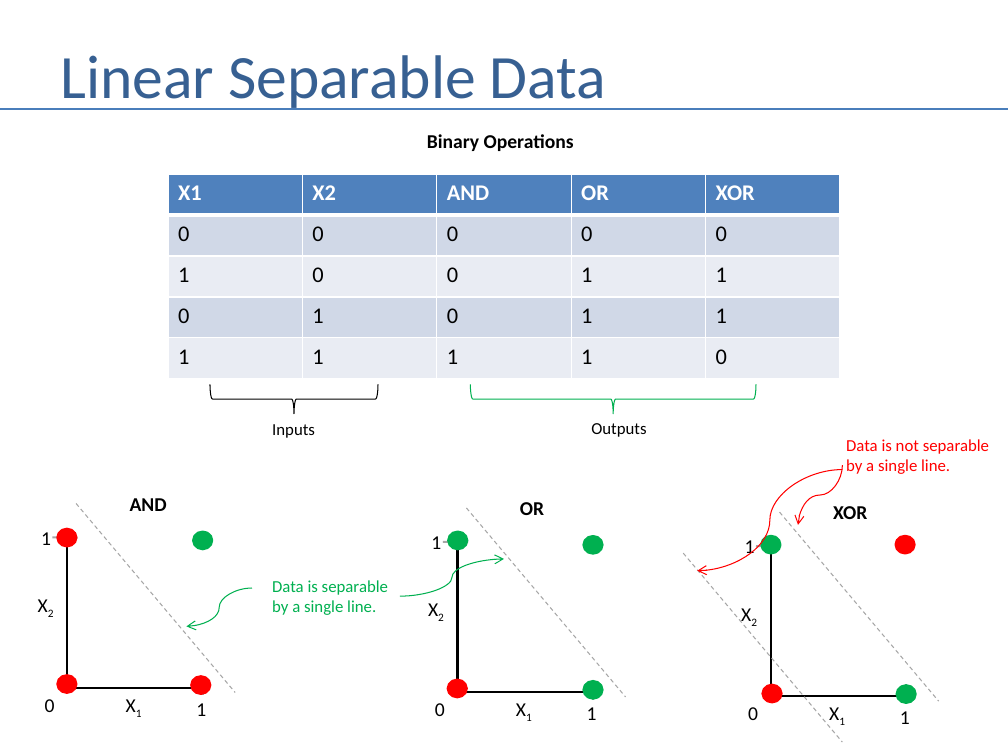
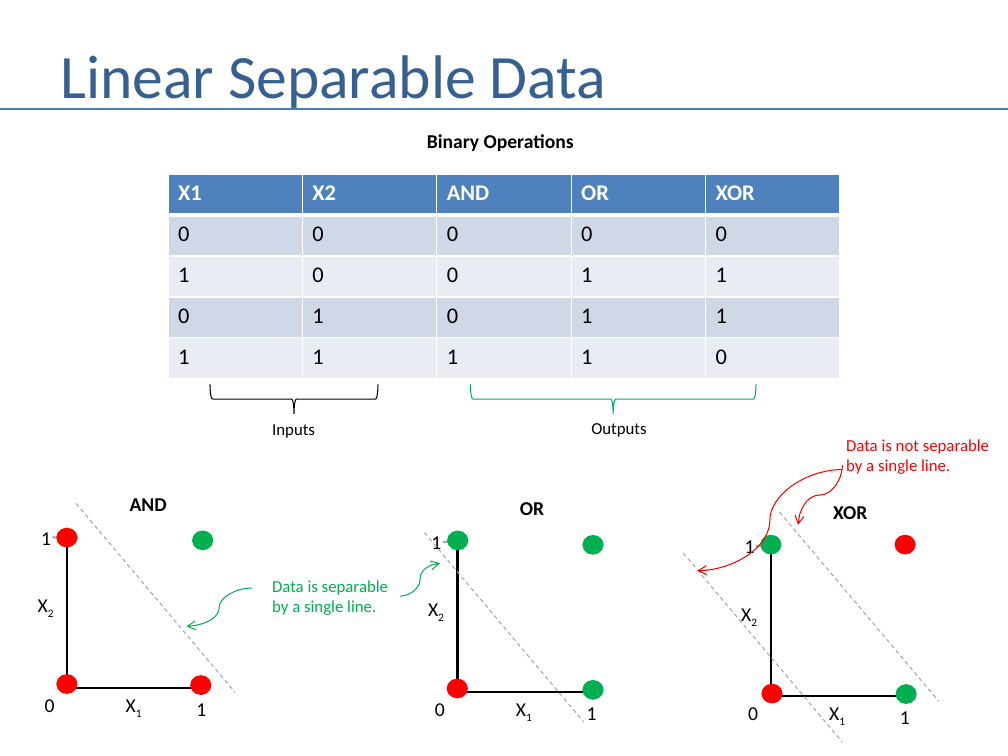
Before and after one commit to andrewferlitsch/Training, a slide deck: slide 4 of AITraining/Fundamentals/Machine Learning/ML - Perceptron.pptx. Drawn at 1008x756 pixels with LibreOffice and Linux fonts; fonts in the diff are those of the drawing. Boxes give left, top, right and bottom in pixels: in the first picture for what was removed or moved away, otherwise in the second. Text is boxed around its words. In the diff, an @@ line names an element or a change of style, - is before the commit and + after.

```diff
--- a/AITraining/Fundamentals/Machine Learning/ML - Perceptron.pptx
+++ b/AITraining/Fundamentals/Machine Learning/ML - Perceptron.pptx
@@ line moved from (467, 508) - (626, 697) to (424, 532) - (584, 722) @@
@@ curved arrow moved from (400, 596) - (504, 559) to (400, 596) - (440, 563) @@
```
Also in this commit, not shown: 4 other files.
